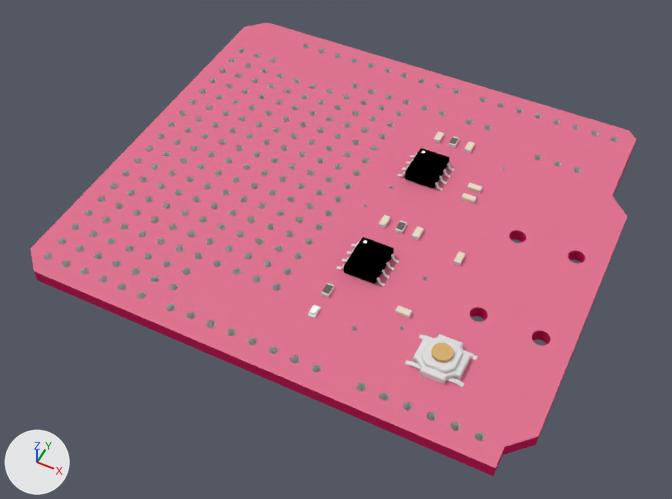
The Blender file products/13116/geometry_edit_blender/Spectrum_Shield.blend as it was, and as the next commit left it.
Both versions are drawn from a 50 mm camera at (63.1, -45.5, 80.2) aimed at (30.1, 20.4, -2.1). Every picture has the same lights, and +X, +Y and +Z are marked at lower left.

Names of what the first picture shows: 'Mesh1 pcbgroup Model', 'Mesh14 SOIC8_1 Model', 'Mesh19 SOIC8_2 Model', 'Mesh24 Group1 skp559A1 TACTILE_SWITCH_SMD1 Model'.
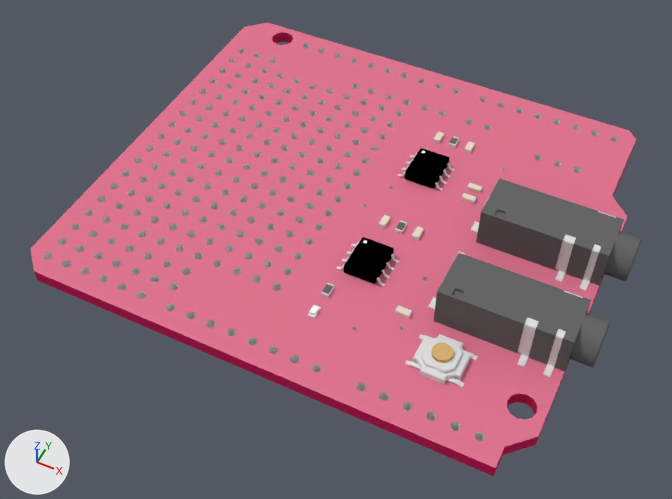
Pixel boxes (x1, y1, x2, y2) of what changed, in the pictures (672 x 499 px):
```json
{"object": "Mesh12 AUDIO_JACK_3_5MM_SMD2 Model", "change": "added", "after": [428, 253, 610, 377]}
{"object": "Mesh11 AUDIO_JACK_3_5MM_SMD1 Model", "change": "added", "after": [471, 178, 642, 291]}
{"part": 1, "of": "me_mesh1_pcbgroup_model", "change": "built on", "before": [85, 23, 627, 468], "after": [85, 23, 627, 468]}
```

Edits to the scene script, one JSON object a line:
```json
{"block": "me_mesh1_pcbgroup_model", "where": "# used by ob_mesh1_pcbgroup_model"}
{"op": "remove", "block": "me_mesh1_pcbgroup_model", "code": "me_mesh1_pcbgroup_model.from_pydata(...)  # 5566 vertices, 9269 faces; spans x 0.0..59.7, y -0.8..0.8, z -53.3..0.0"}
{"op": "add", "block": "me_mesh1_pcbgroup_model", "code": "me_mesh1_pcbgroup_model.from_pydata(...)  # 5614 vertices, 9349 faces; spans x 0.0..59.7, y -0.8..0.8, z -53.3..0.0"}
{"block": "me_mesh1_pcbgroup_model", "change": "me_mesh1_pcbgroup_model part 1"}
{"block": "me_mesh1_pcbgroup_model", "change": "4 vertices are removed from x 32.6..33.1, y -0.8..0.8, z -30.4..-30.1"}
{"block": "me_mesh1_pcbgroup_model", "change": "114 faces are deleted"}
{"block": "me_mesh1_pcbgroup_model", "change": "30 vertices are added at x 4.8..58.7, y -0.8..0.8, z -52.3..-6.1"}
{"block": "me_mesh1_pcbgroup_model", "change": "22 new vertices lie (0.0, 1.6, 0.0) away from vertices in x 5.0..58.7, y -0.8, z -52.3..-6.1"}
{"block": "me_mesh1_pcbgroup_model", "change": "69 new faces join them, mat_spectrum_shield_top_board (pink #e07691)"}
{"block": "me_mesh1_pcbgroup_model", "change": "97 new faces join them, mat_spectrum_shield_bottom_board (pink #e36689)"}
{"block": "me_mesh1_pcbgroup_model", "change": "24 new faces join them, mat_holes (pink #cb225d)"}
{"block": "me_mesh1_pcbgroup_model", "change": "4 new faces join them, mat_element (light grey #e1e1e1)"}
{"op": "add", "block": "me_mesh12_audio_jack_3_5mm_smd2_model", "code": ["me_mesh12_audio_jack_3_5mm_smd2_model = bpy.data.meshes.new('Mesh12 AUDIO_JACK_3_5MM_SMD2 Model')", "me_mesh12_audio_jack_3_5mm_smd2_model.from_pydata(...)  # 1262 vertices, 1227 faces; spans x 43.9..62.2, y 0.0..5.8, z -20.9..-12.2", "# faces by material slot: [1037, 190]", "me_mesh12_audio_jack_3_5mm_smd2_model.materials.append(mat_m_0136_charcoal)  # dark grey #686868", "me_mesh12_audio_jack_3_5mm_smd2_model.materials.append(mat_m_0131_silver)  # light grey #e1e1e1"]}
{"op": "add", "block": "me_mesh11_audio_jack_3_5mm_smd1_model", "code": ["me_mesh11_audio_jack_3_5mm_smd1_model = bpy.data.meshes.new('Mesh11 AUDIO_JACK_3_5MM_SMD1 Model')", "me_mesh11_audio_jack_3_5mm_smd1_model.from_pydata(...)  # 1262 vertices, 1227 faces; spans x 43.9..62.2, y 0.0..5.8, z -33.6..-24.9", "# faces by material slot: [1037, 190]", "me_mesh11_audio_jack_3_5mm_smd1_model.materials.append(mat_m_0136_charcoal)  # dark grey #686868", "me_mesh11_audio_jack_3_5mm_smd1_model.materials.append(mat_m_0131_silver)  # light grey #e1e1e1"]}
{"op": "add", "block": "ob_mesh12_audio_jack_3_5mm_smd2_model", "code": ["ob_mesh12_audio_jack_3_5mm_smd2_model = bpy.data.objects.new('Mesh12 AUDIO_JACK_3_5MM_SMD2 Model', me_mesh12_audio_jack_3_5mm_smd2_model)", "ob_mesh12_audio_jack_3_5mm_smd2_model.location = (0.0, 0.0, 0.0)", "ob_mesh12_audio_jack_3_5mm_smd2_model.rotation_euler = (1.571, 0.0, 0.0)  # degrees (90, 0, 0)"]}
{"op": "add", "block": "ob_mesh11_audio_jack_3_5mm_smd1_model", "code": ["ob_mesh11_audio_jack_3_5mm_smd1_model = bpy.data.objects.new('Mesh11 AUDIO_JACK_3_5MM_SMD1 Model', me_mesh11_audio_jack_3_5mm_smd1_model)", "ob_mesh11_audio_jack_3_5mm_smd1_model.location = (0.0, 0.0, 0.0)", "ob_mesh11_audio_jack_3_5mm_smd1_model.rotation_euler = (1.571, 0.0, 0.0)  # degrees (90, 0, 0)"]}
```
